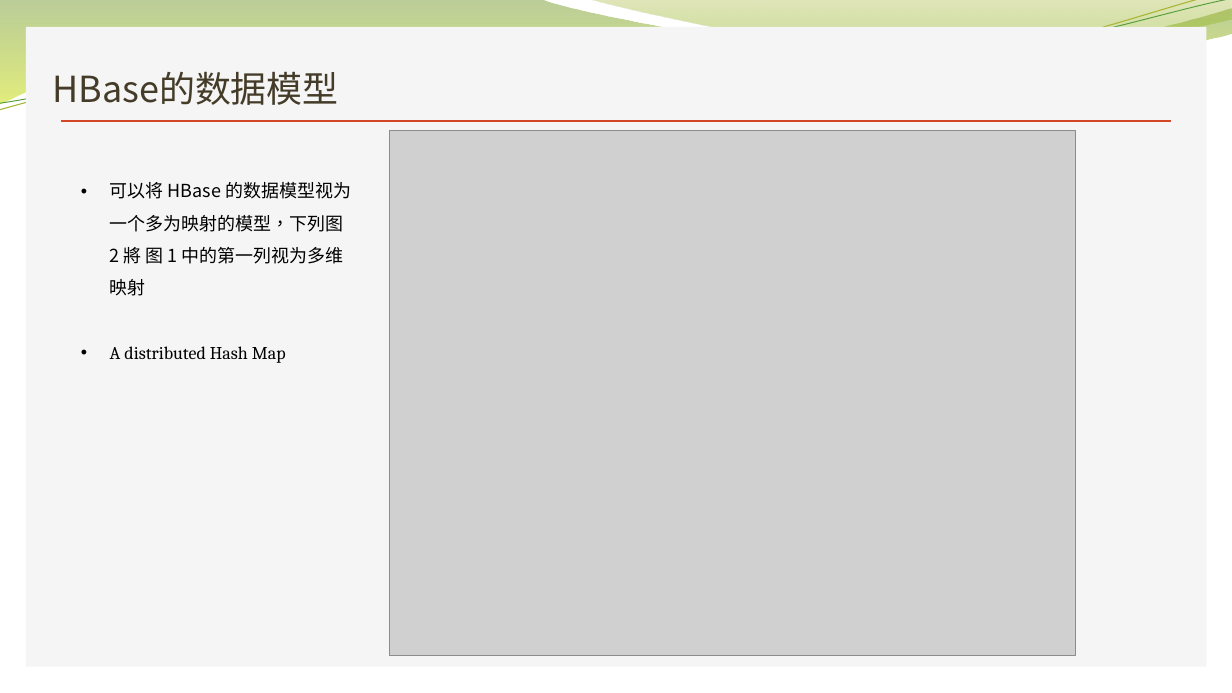
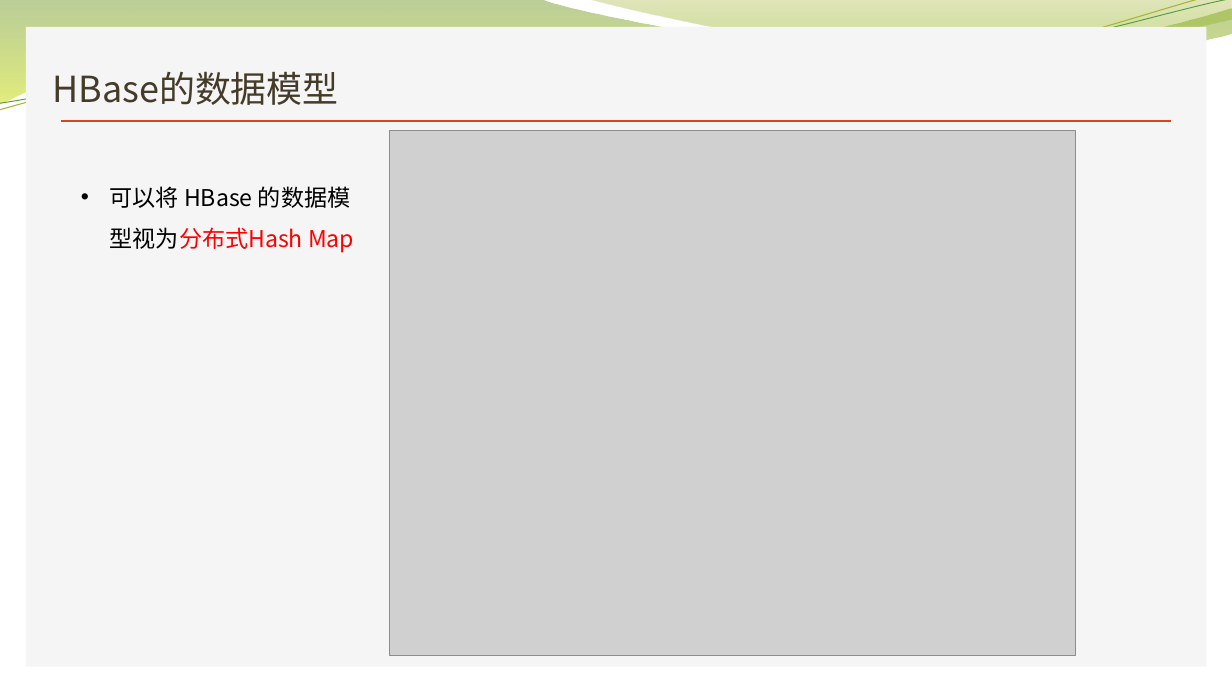
Before and after one commit to Zhangwusheng/Zhangwusheng.github.io, a slide deck: slide 6 of _posts/HBASE基本原理介绍副本2.pptx. Drawn at 1232x693 pixels with LibreOffice and Linux fonts; fonts in the diff are those of the drawing; grey boxes stand for pictures; background and template pictures are left out. Boxes give left, top, right and bottom in pixels: in the first picture for what was removed or moved away, otherwise in the second. Text is boxed around its words. In the diff, an @@ line names an element or a change of style, - is before the commit and + after.

```diff
--- a/_posts/HBASE基本原理介绍副本2.pptx
+++ b/_posts/HBASE基本原理介绍副本2.pptx
@@ text at [110,186,354,253]: text changed; size 14 to 18 pt @@
-• 可以将 HBase 的数据模型视为一个多为映射的模型，下列图 2 將 图 1 中的第一列视为多维映射
-• A distributed Hash Map
+• 可以将 HBase 的数据模型视为分布式Hash Map
```
Also in this commit, not shown: 12 other slides changed, 1 other file.
